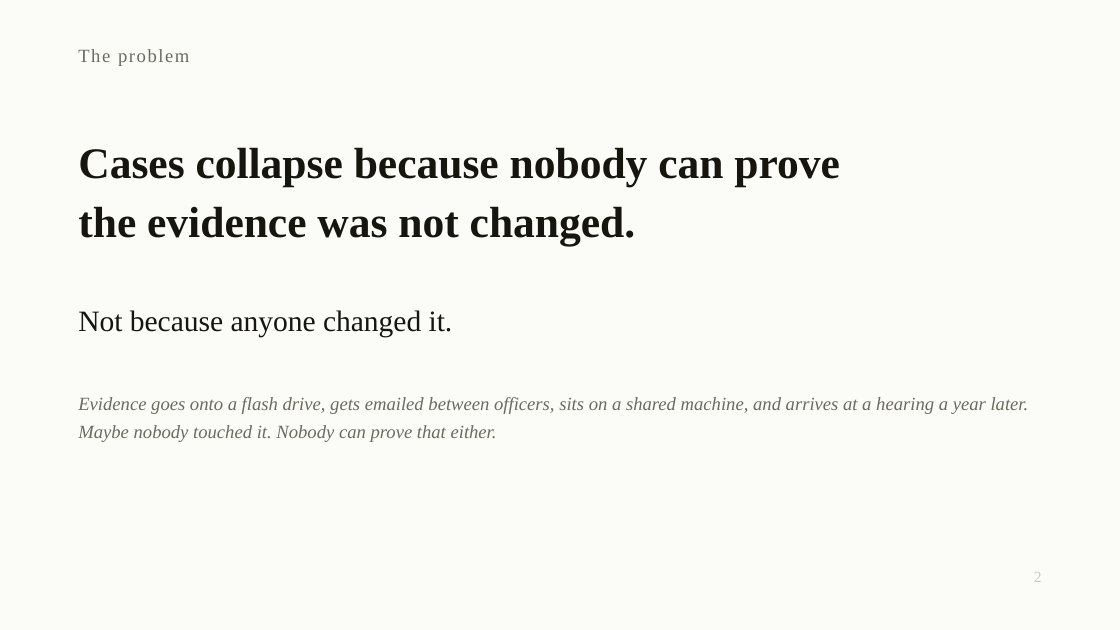
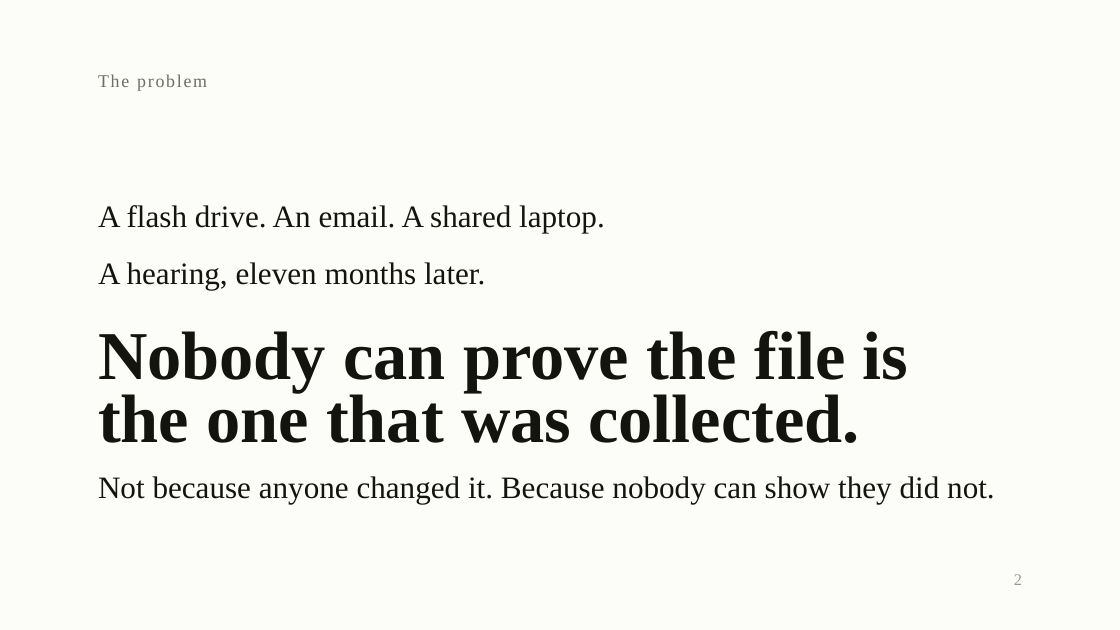
Before and after one commit to devLipeunim/custody-api, a slide deck: slide 2 of deck/custody-deck.pptx. Drawn at 1120x630 pixels with LibreOffice and Linux fonts; fonts in the diff are those of the drawing. Boxes give left, top, right and bottom in pixels: in the first picture for what was removed or moved away, otherwise in the second. Text is boxed around its words. In the diff, an @@ line names an element or a change of style, - is before the commit and + after.

```diff
--- a/deck/custody-deck.pptx
+++ b/deck/custody-deck.pptx
@@ background #FBFBF8 to #FCFCF9 @@
@@ text "The problem": place and size @@
-text "The problem" at (78,49,189,66)
+text "The problem" at (98,74,207,91)
@@ text "The problem" at (98,74,207,91): size 12 to 11.5 pt, text colour #6B6B60 to #6E6E63, letter spacing 1 to 1.1 pt; vertical alignment middle to top @@
@@ text at (98,205,605,233): text changed; size 28 to 20 pt; text colour #16160F to #14140E; bold off @@
-Cases collapse because nobody can prove
-the evidence was not changed.
+A flash drive. An email. A shared laptop.
@@ text at (98,262,485,290): text changed; size 19 to 20 pt; text colour #16160F to #14140E @@
-Not because anyone changed it.
+A hearing, eleven months later.
@@ text at (98,331,909,392): text changed; size 12 to 44 pt; text colour #6B6B60 to #14140E; bold on; italic off @@
-Evidence goes onto a flash drive, gets emailed between officers, sits on a shared machine, and arrives at a hearing a year later. Maybe nobody touched it. Nobody can prove that either.
+Nobody can prove the file is
@@ text added at (98,388,859,443), 44 pt, text #14140E, bold @@
+the one that was collected.
@@ text added at (98,476,995,504), 20 pt, text #14140E @@
+Not because anyone changed it. Because nobody can show they did not.
@@ text "2": place and size @@
-text "2" at (1034,572,1042,582)
+text "2" at (1014,574,1022,585)
@@ text "2" at (1014,574,1022,585): size 10 to 10.5 pt, text colour #C9C9BF to #9A9A90; vertical alignment middle to top @@
```
Also in this commit, not shown: 11 other slides changed, 1 slide added, 1 slide removed, 4 other files.
